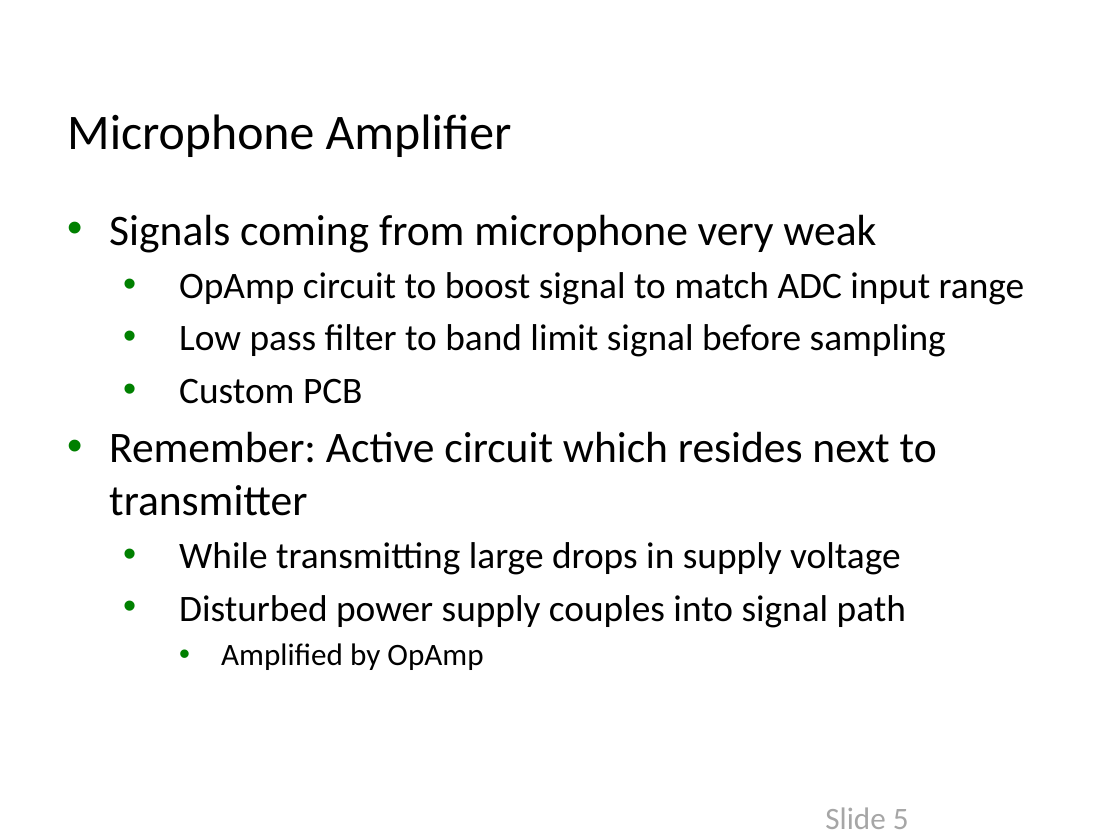
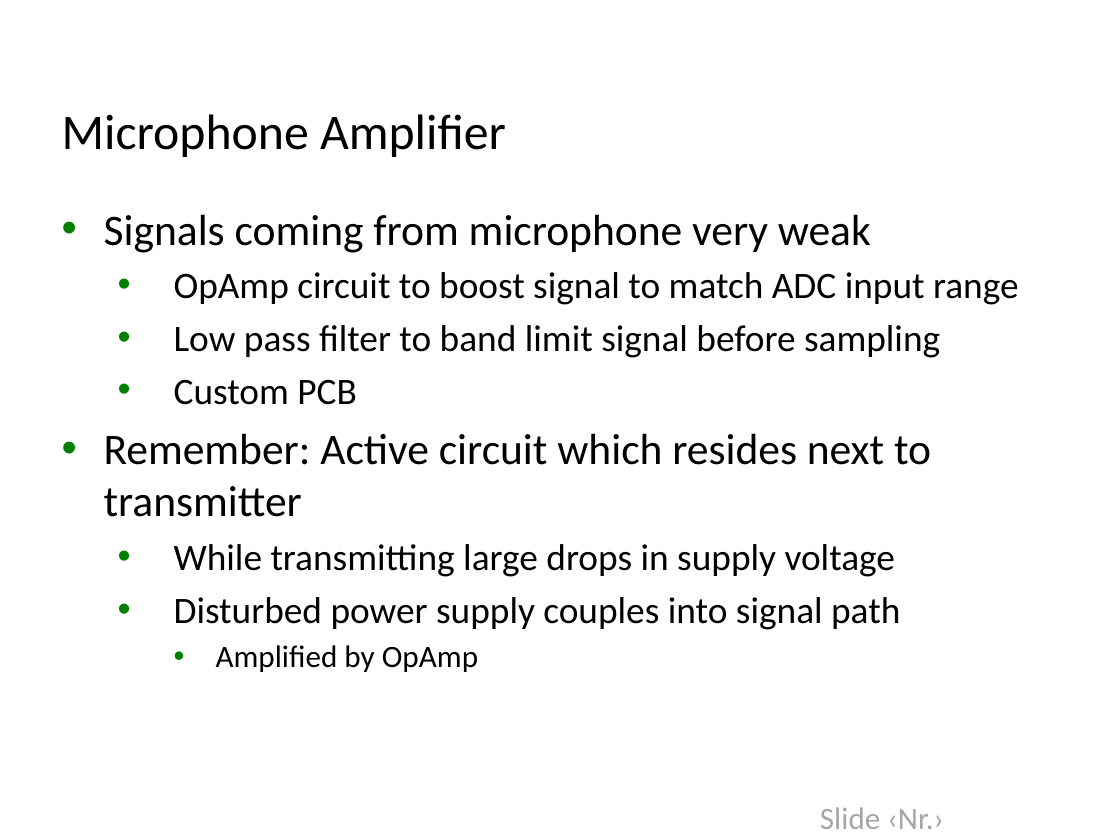
Before and after one commit to jarn0ld/smeagol-walkie-talkie, a slide deck: slide 5 of presentation/smeagol-new.pptx. Drawn at 1120x840 pixels with LibreOffice and Linux fonts; fonts in the diff are those of the drawing; background and template pictures are left out. Boxes give left, top, right and bottom in pixels: in the first picture for what was removed or moved away, otherwise in the second. Text is boxed around its words. In the diff, an @@ line names an element or a change of style, - is before the commit and + after.

```diff
--- a/presentation/smeagol-new.pptx
+++ b/presentation/smeagol-new.pptx
@@ title "Microphone Amplifier": place and size @@
-title "Microphone Amplifier" at [67,114,512,157]
+title "Microphone Amplifier" at [62,114,506,157]
@@ text "Signals coming from microphone very ...": place and size @@
-text "Signals coming from microphone very ..." at [109,214,1025,670]
+text "Signals coming from microphone very ..." at [104,214,1019,672]
@@ text at [820,807,944,829]: text changed @@
-Slide 5
+Slide ‹Nr.›
```
Also in this commit, not shown: 10 other slides changed, 1 slide added, 1 slide removed.
